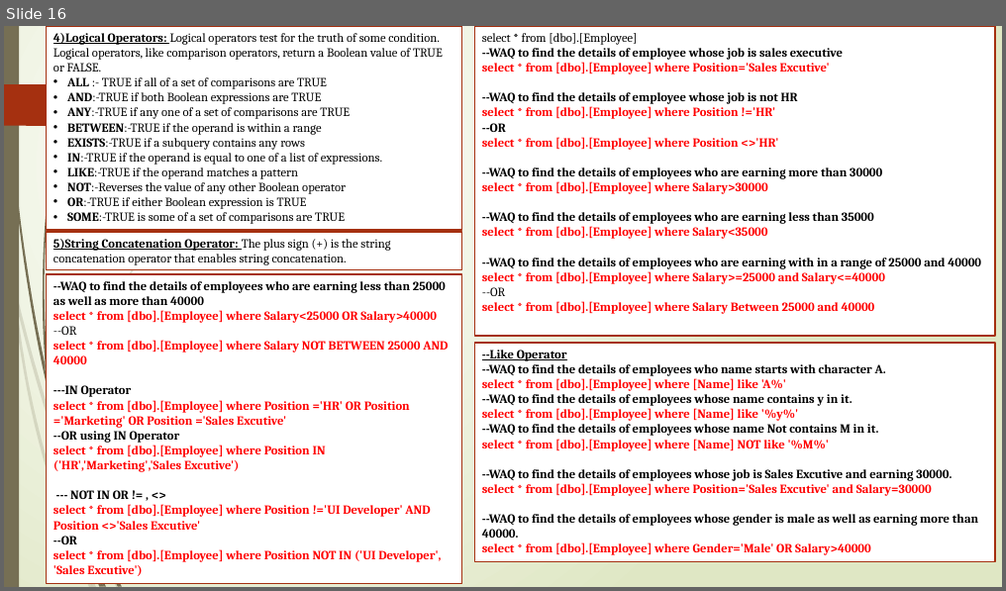
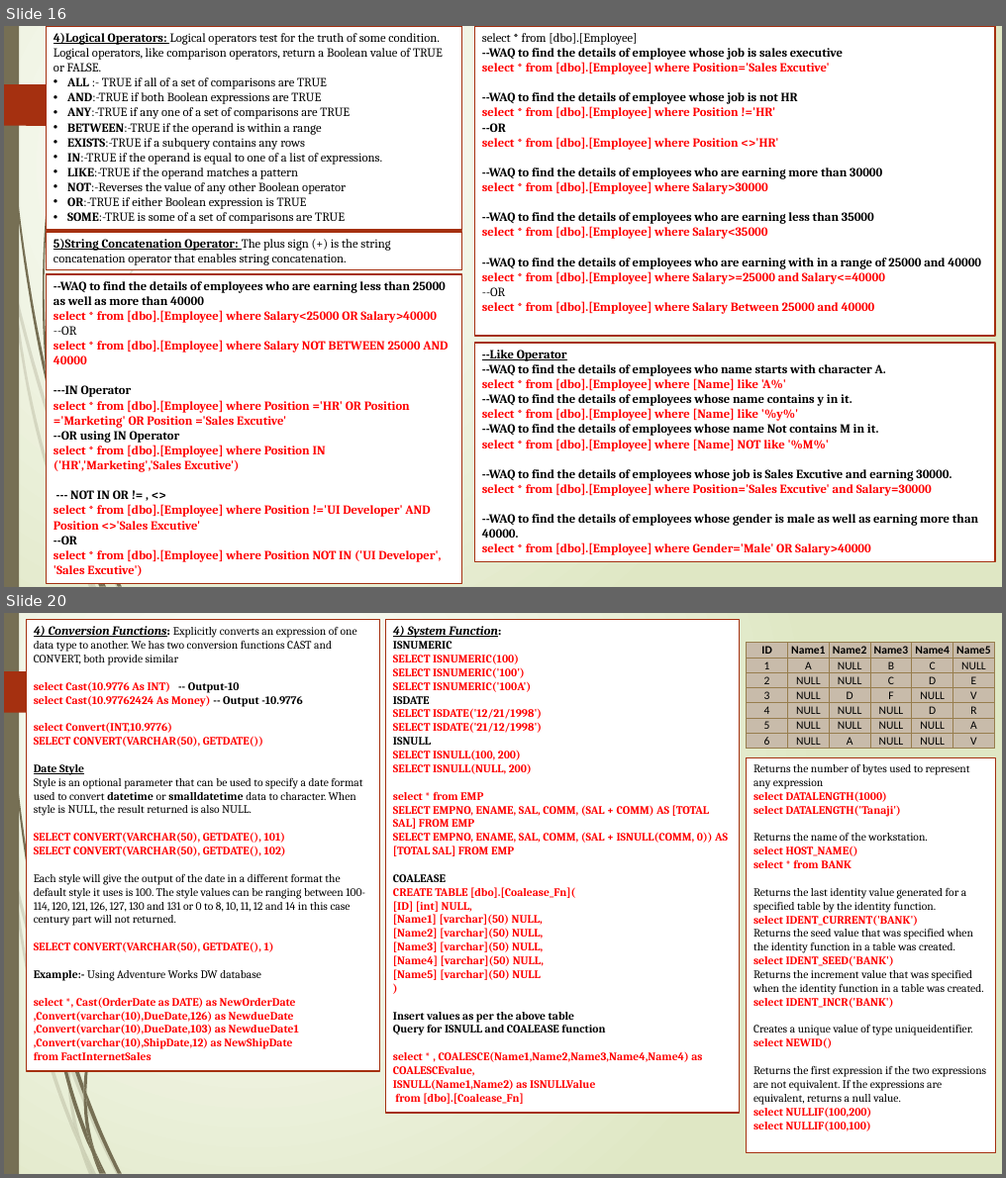
Before and after one commit to tanajisulagave/SQL-Server, a slide deck: SQL Server/SQL_PPT.pptx. Shown one above the other, each under a label of ours: slide 16 before the commit, slides 16 and 20 after it; the slides between them are not shown. The pictures are 1006x591 and 1006x1178 pixels, drawn with LibreOffice and Linux fonts; fonts in the diff are those of the drawing. Boxes give left, top, right and bottom in pixels: in the first picture for what was removed or moved away, otherwise in the second. Text is boxed around its words. In the diff, an @@ line names an element or a change of style, - is before the commit and + after.

```diff
--- a/SQL Server/SQL_PPT.pptx
+++ b/SQL Server/SQL_PPT.pptx
@@ slide 20 added at (x1=4, y1=613, x2=1002, y2=1174), background gradient #FFFFFF to #DFE8C4; not listed: 15 template elements that a slide beside it also shows @@
@@ rectangle added at (x1=27, y1=619, x2=380, y2=1071), fill #FFFFFF, outline #A53010 1.25 pt, 11 pt, text #000000, bold @@
+4) Conversion Functions: Explicitly converts an expression of one data type to another. We has two conversion functions CAST and CONVERT, both provide similar
+select Cast(10.9776 As INT) -- Output-10
+select Cast(10.97762424 As Money) -- Output -10.9776
+select Convert(INT,10.9776)
+SELECT CONVERT(VARCHAR(50), GETDATE())
+Date Style
+Style is an optional parameter that can be used to specify a date format used to convert datetime or smalldatetime data to character. When style is NULL, the result returned is also NULL.
+SELECT CONVERT(VARCHAR(50), GETDATE(), 101)
+SELECT CONVERT(VARCHAR(50), GETDATE(), 102)
+Each style will give the output of the date in a different format the default style it uses is 100. The style values can be ranging between 100-114, 120, 121, 126, 127, 130 and 131 or 0 to 8, 10, 11, 12 and 14 in this case century part will not returned.
+SELECT CONVERT(VARCHAR(50), GETDATE(), 1)
+Example:- Using Adventure Works DW database
+select *, Cast(OrderDate as DATE) as NewOrderDate
+,Convert(varchar(10),DueDate,126) as NewdueDate
+,Convert(varchar(10),DueDate,103) as NewdueDate1
+,Convert(varchar(10),ShipDate,12) as NewShipDate
+from FactInternetSales
@@ rectangle added at (x1=386, y1=619, x2=740, y2=1113), fill #FFFFFF, outline #A53010 1.25 pt, 11 pt, text #FF0000, bold @@
+4) System Function:
+ISNUMERIC
+SELECT ISNUMERIC(100)
+SELECT ISNUMERIC('100')
+SELECT ISNUMERIC('100A')
+ISDATE
+SELECT ISDATE('12/21/1998')
+SELECT ISDATE('21/12/1998')
+ISNULL
+SELECT ISNULL(100, 200)
+SELECT ISNULL(NULL, 200)
+select * from EMP
+SELECT EMPNO, ENAME, SAL, COMM, (SAL + COMM) AS [TOTAL SAL] FROM EMP
+SELECT EMPNO, ENAME, SAL, COMM, (SAL + ISNULL(COMM, 0)) AS [TOTAL SAL] FROM EMP
+COALEASE
+CREATE TABLE [dbo].[Coalease_Fn](
+[ID] [int] NULL,
+[Name1] [varchar](50) NULL,
+[Name2] [varchar](50) NULL,
+[Name3] [varchar](50) NULL,
+[Name4] [varchar](50) NULL,
+[Name5] [varchar](50) NULL
+)
+Insert values as per the above table
+Query for ISNULL and COALEASE function
+select * , COALESCE(Name1,Name2,Name3,Name4,Name4) as COALESCEvalue,
+ISNULL(Name1,Name2) as ISNULLValue
+from [dbo].[Coalease_Fn]
@@ table added at (x1=746, y1=642, x2=994, y2=749), 7 rows, 6 columns @@
+ID | Name1 | Name2 | Name3 | Name4 | Name5
+1 | A | NULL | B | C | NULL
+2 | NULL | NULL | C | D | E
+3 | NULL | D | F | NULL | V
+4 | NULL | NULL | NULL | D | R
+5 | NULL | NULL | NULL | NULL | A
+6 | NULL | A | NULL | NULL | V
@@ rectangle added at (x1=746, y1=758, x2=997, y2=1153), fill #FFFFFF, outline #A53010 1.25 pt, 11 pt, text #000000 @@
+Returns the number of bytes used to represent any expression
+select DATALENGTH(1000)
+select DATALENGTH('Tanaji')
+Returns the name of the workstation.
+select HOST_NAME()
+select * from BANK
+Returns the last identity value generated for a specified table by the identity function.
+select IDENT_CURRENT('BANK')
+Returns the seed value that was specified when the identity function in a table was created.
+select IDENT_SEED('BANK')
+Returns the increment value that was specified when the identity function in a table was created.
+select IDENT_INCR('BANK')
+Creates a unique value of type uniqueidentifier.
+select NEWID()
+Returns the first expression if the two expressions are not equivalent. If the expressions are equivalent, returns a null value.
+select NULLIF(100,200)
+select NULLIF(100,100)
@@ freeform shape added at (x1=67, y1=1061, x2=82, y2=1146), fill #766F54 at 20% opacity @@
@@ group added at (x1=49, y1=870, x2=199, y2=1152): 4 freeform shapes @@
```
Also in this commit, not shown: 7 slides changed, 2 other slides added.
